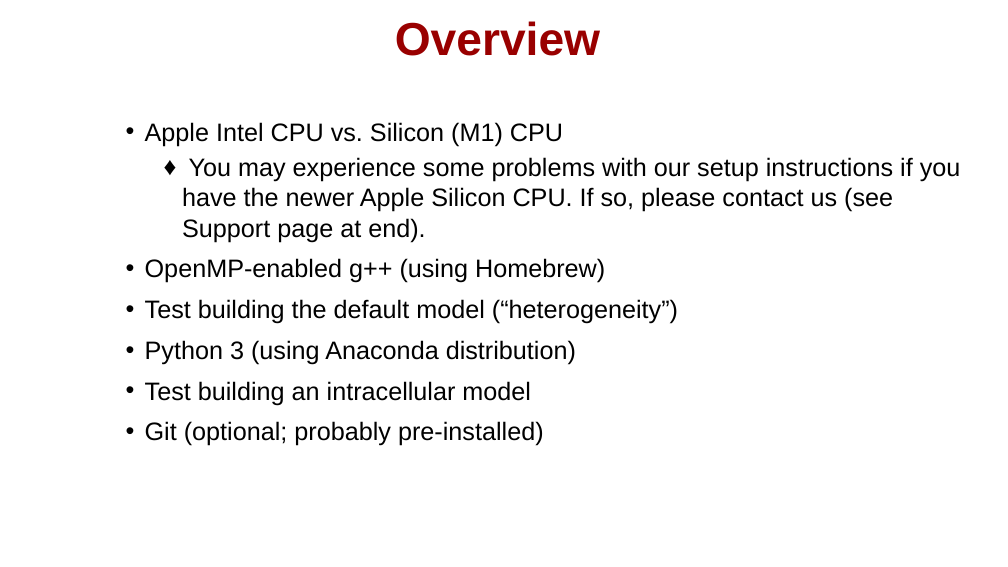
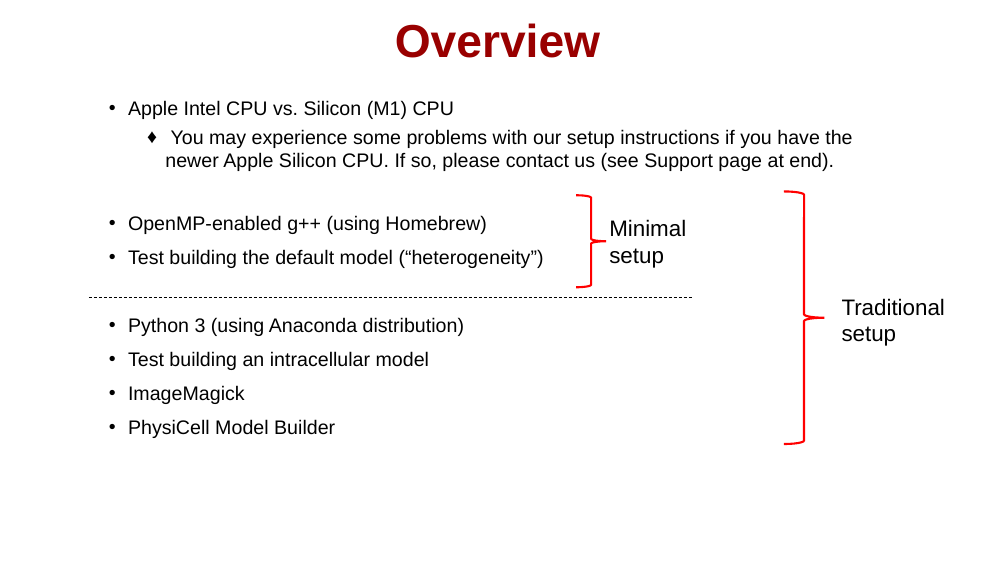
Before and after one commit to physicell-training/ws2021, a slide deck: slide 2 of pptx_source/PhysiCell_ws2021_macOS_setup.pptx. Drawn at 1008x567 pixels with LibreOffice and Linux fonts; fonts in the diff are those of the drawing; background and template pictures are left out. Boxes give left, top, right and bottom in pixels: in the first picture for what was removed or moved away, otherwise in the second. Text is boxed around its words. In the diff, an @@ line names an element or a change of style, - is before the commit and + after.

```diff
--- a/pptx_source/PhysiCell_ws2021_macOS_setup.pptx
+++ b/pptx_source/PhysiCell_ws2021_macOS_setup.pptx
@@ text "Apple Intel CPU vs. Silicon ...": place and size @@
-text "Apple Intel CPU vs. Silicon ..." at [145,122,961,446]
+text "Apple Intel CPU vs. Silicon ..." at [128,100,852,438]
@@ text at [128,100,852,370]: size 18 to 14 pt @@
@@ right brace added at [577,196,607,287], outline #FF0000 1.5 pt @@
@@ right brace added at [784,192,825,445], outline #FF0000 1.5 pt @@
@@ text added at [609,219,686,268], 16 pt, text #000000 @@
+Minimal setup
@@ line added from (89, 297) to (694, 297), #000000 0.5 pt dashed @@
@@ text added at [842,298,945,346], 16 pt, text #000000 @@
+Traditional setup
@@ text at [128,385,335,438]: text changed; size 18 to 14 pt @@
-• Git (optional; probably pre-installed)
+• ImageMagick
+• PhysiCell Model Builder
```
Also in this commit, not shown: 21 other slides changed, 6 slides added.
